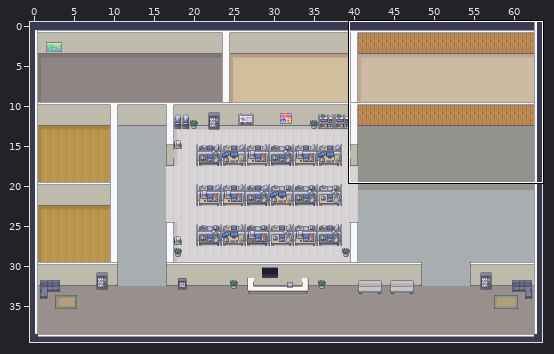
An edit to a level. Tiled map (JSON), client/public/assets/map/map2.tmj. The first picture is a wide view before the edit; the outline marks the close-up.
Close-up. As it was:
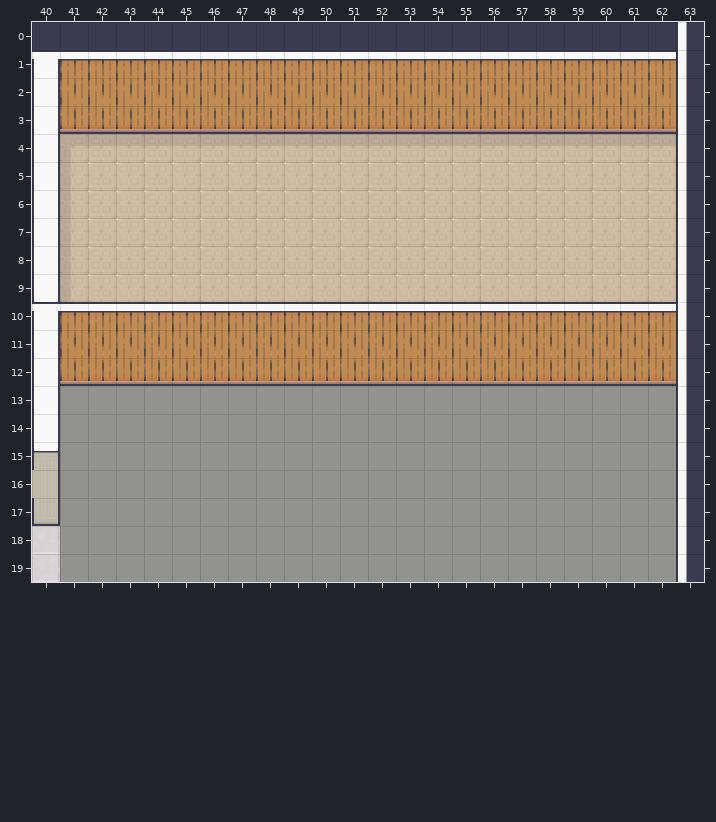
Cells are 32x32 px. Shown: x 40..63, y 0..19. The commit also changed other parts of the map, which this record leaves out.
And afterwards:
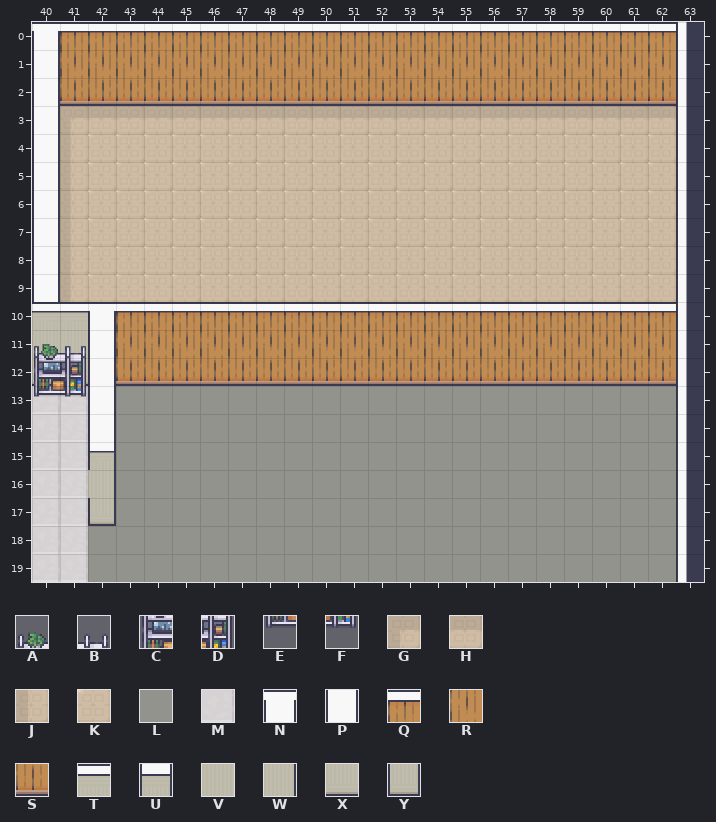
Key: from "Modern_Office_Black_Shadow": A 199, B 200, C 215, D 216, E 231, F 232; from "Room_Builder_Floors": G 94, H 95, J 109, K 110, L 118, M 470; from "Room_Builder_free_32x32": N 15, P 32, Q 188, R 192, S 205, T 324, U 326, V 328, W 329, X 341, Y 343.
_ is an empty cell.
Message: Added new props layers in map
Changes in this commit:
Layer "Ground":
The author put tile G in row 3 at x 41.
The author put tile H in row 3 at x 42 to 62.
Tile G becomes tile J in row 4 at x 41.
Tile H becomes tile K in row 4 at x 42 to 62.
Tile L becomes tile M in rows 13 to 19 at x 41.
Layer "Wall":
Tile Q becomes tile N in row 10 at x 42.
The author put tile N in row 0 at x 40.
Tile N becomes tile P in row 1 at x 40.
Tile R becomes tile P in row 11 at x 42.
Tile S becomes tile P in row 12 at x 42.
The author put tile P in rows 13 to 14 at x 42.
The author put tile Q in row 0 at x 41 to 62.
Tile Q becomes tile R in row 1 at x 41 to 62.
Tile R becomes tile S in row 2 at x 41 to 62.
Tile N becomes tile T in row 10 at x 40.
Tile Q becomes tile T in row 10 at x 41.
The author put tile U in row 15 at x 42.
Tile P becomes tile V in row 11 at x 40.
Tile R becomes tile V in row 11 at x 41.
The author put tile W in row 16 at x 42.
Tile P becomes tile X in row 12 at x 40.
Tile S becomes tile X in row 12 at x 41.
The author put tile Y in row 17 at x 42.
Tile P is removed in rows 13 to 14 at x 40.
Tile S is removed in row 3 at x 41 to 62.
Tile U is removed in row 15 at x 40.
Tile W is removed in row 16 at x 40.
Tile Y is removed in row 17 at x 40.
Layer "Props":
The author put tile A in row 11 at x 40.
The author put tile B in row 11 at x 41.
The author put tile C in row 12 at x 40.
The author put tile D in row 12 at x 41.
The author put tile E in row 13 at x 40.
The author put tile F in row 13 at x 41.
Changed places in both close-ups, as pixel boxes (x1, y1, x2, y2):
changed: (32, 24, 676, 146)
changed: (32, 311, 116, 582)
